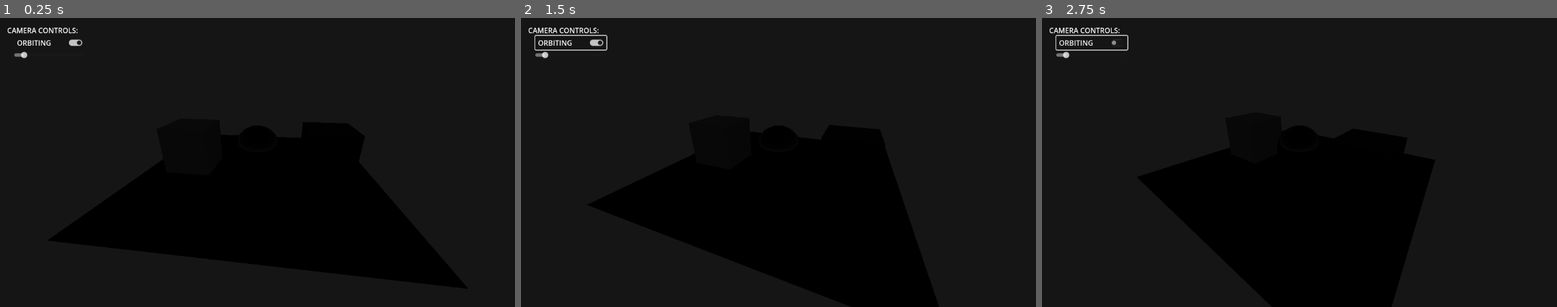
Above: before the commit, frames 1-3 (left to right).
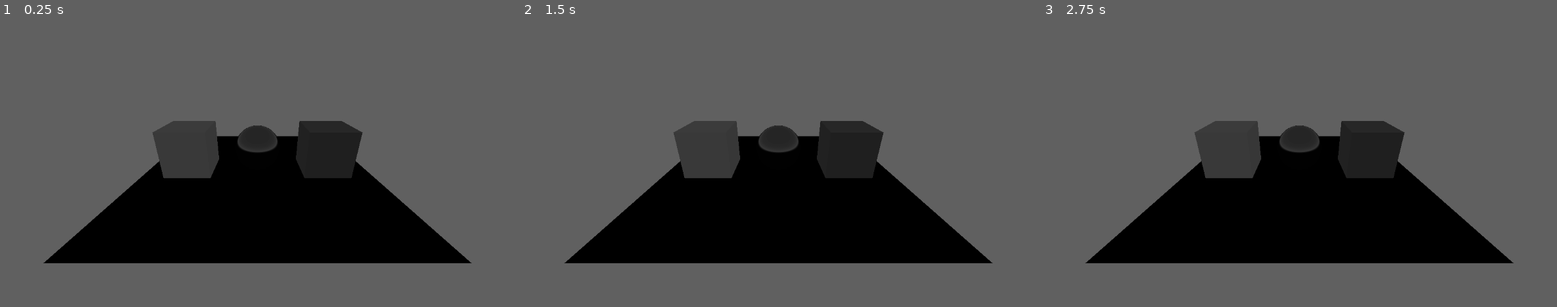
Above: after the commit, the same moments.

Repository: absentSpaghetti/Shader-Basics-With-Spaghetti
Game: Godot game, scene res://scenes/test_world_basic/test_world_basic.tscn
Two runs of this game, one before a commit and one after it. Both use one fixed random seed, a clock stepped at 60 frames per second and the inputs below. The project has no main scene, so this scene is started directly.
Inputs (mouse positions are in pixels of both pictures, inside the frame that each line leads up to):
- Up to frame 1 (0.25 s): no input
- Up to frame 2 (1.5 s): click (572, 44) at 0.5 s, where only the run before the commit has a clickable "ORBITING"; click (572, 44) at 1.25 s, where only the run before the commit has a clickable "ORBITING"
- Up to frame 3 (2.75 s): click (1093, 44) at 2 s, where only the run before the commit has a clickable "ORBITING"

The runs differ from the first frame. In frame 1, 79% of the frame differs, in the area x 0-100%, y 0-100%; in frame 2, 79%; in frame 3, 78%.

Commit message:
Updated greyscale-shader

Diff:
--- a/scenes/test_world_basic/camera_pivot.gd
+++ b/scenes/test_world_basic/camera_pivot.gd
@@ -2,7 +2,7 @@
 
 @onready var cameraUI := $camera_UI
 
-var isOrbiting : bool = true
+var isOrbiting : bool = false
 var rotationSpeed : float = 0.5
 
 func _process(delta: float) -> void:
--- a/scenes/test_world_basic/test_world_basic.tscn
+++ b/scenes/test_world_basic/test_world_basic.tscn
@@ -1,11 +1,11 @@
 [gd_scene load_steps=15 format=3 uid="uid://dkghn76dd0wiy"]
 
 [ext_resource type="Script" path="res://scenes/test_world_basic/camera_pivot.gd" id="1_xhwmj"]
-[ext_resource type="Shader" path="res://shaders/color-to-greyscale/weighed color-to-greyscale.gdshader" id="2_m0pse"]
+[ext_resource type="Shader" path="res://shaders/3D/color-to-greyscale/weighed color-to-greyscale.gdshader" id="2_3425d"]
 
 [sub_resource type="ShaderMaterial" id="ShaderMaterial_vdpyk"]
 render_priority = 0
-shader = ExtResource("2_m0pse")
+shader = ExtResource("2_3425d")
 
 [sub_resource type="QuadMesh" id="QuadMesh_dcf4f"]
 material = SubResource("ShaderMaterial_vdpyk")
@@ -71,6 +71,7 @@
 skeleton = NodePath("../../camera_UI")
 
 [node name="camera_UI" type="Control" parent="camera_pivot"]
+visible = false
 z_index = 1
 layout_mode = 3
 anchors_preset = 15
--- a/shaders/color-to-greyscale/weighed color-to-greyscale.gdshader
+++ b/shaders/3D/color-to-greyscale/weighed color-to-greyscale.gdshader
@@ -1,9 +1,11 @@
 // Weighed Color to Greyscale Shader written by absentSpaghetti
 //
-// This shader is a part of a tutorial Github repository
+// This shader is a part of my tutorial Github repository: https://github.com/absentSpaghetti/Shader-Basics-With-Spaghetti
 // Feel free to use, edit and share this shader according to your needs
 //
 // MIT License
+//
+// prerequisites:
 
 shader_type spatial;
 render_mode unshaded, cull_disabled;
@@ -22,7 +24,7 @@
 
 //	 the colors are weighed because of how the human eye perceives color. Green and red contribute more than blue.
 	vec3 color_weights = vec3(texture_color.r * 0.3, texture_color.g * 0.59, texture_color.b * 0.11);
-	float new_color = (color_weights.r + color_weights.g + color_weights.b) / 3.0;
+	float new_color = (color_weights.r + color_weights.g + color_weights.b);
 	ALBEDO = vec3(new_color);
 
 //	debug, uncomment to return to the screen_texture color
--- a/shaders/edge-detection/sobel-detection.gdshader
+++ b/shaders/3D/edge-detection/sobel-detection.gdshader
@@ -1,10 +1,10 @@
 // Sobel Edge Detection Shader written by absentSpaghetti
 //
-// This shader is a part of a tutorial Github repository
+// This shader is a part of my tutorial Github repository: https://github.com/absentSpaghetti/Shader-Basics-With-Spaghetti
 // Feel free to use, edit and share this shader according to your needs
 //
 // MIT License
-
+//
 // prerequisites: weighed color-to-greyscale
 
 shader_type spatial;
Binary file added: shaders/3D/color-to-greyscale/color-to-grey.png
Not shown, changed: shaders/3D/color-to-greyscale/color-to-grey.png.import
Renamed: shaders/color-to-greyscale/color.png -> shaders/3D/color-to-greyscale/color.png
Not shown, changed: shaders/3D/color-to-greyscale/color.png.import
Renamed: shaders/edge-detection/color.png -> shaders/3D/edge-detection/color.png
Not shown, changed: shaders/3D/edge-detection/color.png.import
Renamed: shaders/edge-detection/sobel+color.png -> shaders/3D/edge-detection/sobel+color.png
Not shown, changed: shaders/3D/edge-detection/sobel+color.png.import
Renamed: shaders/edge-detection/sobel.png -> shaders/3D/edge-detection/sobel.png
Not shown, changed: shaders/3D/edge-detection/sobel.png.import
Binary file removed: shaders/color-to-greyscale/color-to-grey.png
